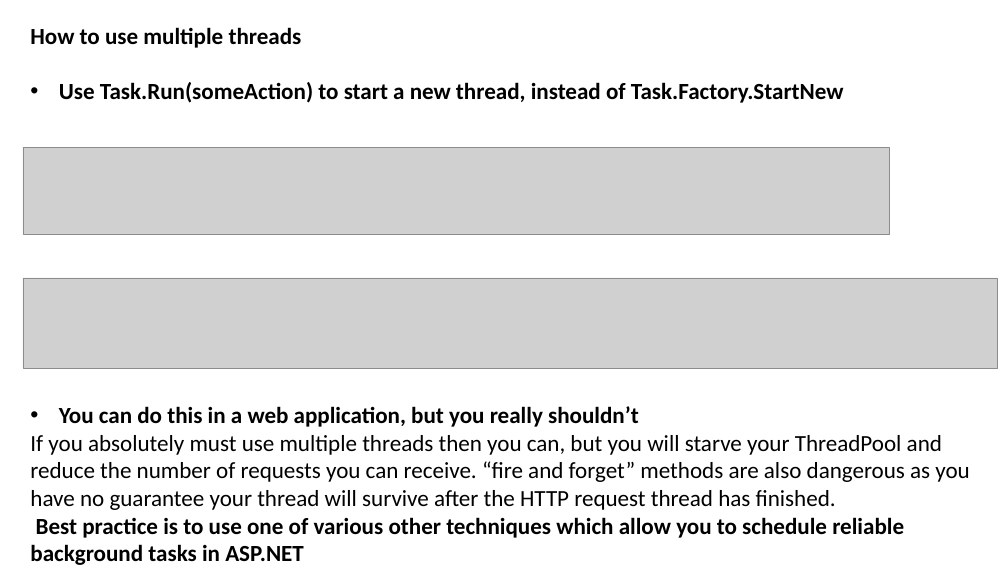
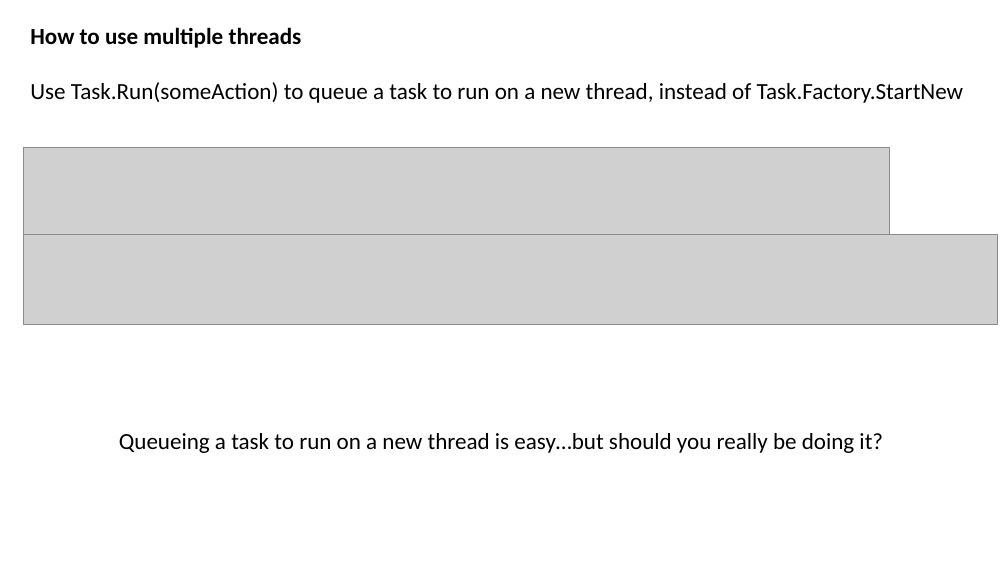
Before and after one commit to JoshKain/AsyncAwaitQuiz, a slide deck: slide 29 of Async and await presentation.pptx (slide 28 before the commit). Drawn at 1008x567 pixels with LibreOffice and Linux fonts; fonts in the diff are those of the drawing; grey boxes stand for pictures. Boxes give left, top, right and bottom in pixels: in the first picture for what was removed or moved away, otherwise in the second. Text is boxed around its words. In the diff, an @@ line names an element or a change of style, - is before the commit and + after.

```diff
--- a/Async and await presentation.pptx
+++ b/Async and await presentation.pptx
@@ text at (30, 82, 964, 103): text changed; bold off @@
-• Use Task.Run(someAction) to start a new thread, instead of Task.Factory.StartNew
+Use Task.Run(someAction) to queue a task to run on a new thread, instead of Task.Factory.StartNew
@@ picture: place and size @@
-picture at (23, 278, 997, 368)
+picture at (23, 234, 997, 324)
@@ text removed at (30, 406, 969, 565) @@
-• You can do this in a web application, but you really shouldn’t
-If you absolutely must use multiple threads then you can, but you will starve your ThreadPool and reduce the number of requests you can receive. “fire and forget” methods are also dangerous as you have no guarantee your thread will survive after the HTTP request thread has finished.
-Best practice is to use one of various other techniques which allow you to schedule reliable background tasks in ASP.NET
@@ text added at (119, 433, 883, 453), 22 pt, text #000000 @@
+Queueing a task to run on a new thread is easy…but should you really be doing it?
```
Also in this commit, not shown: 4 other slides changed, 7 slides added, 2 other files.
